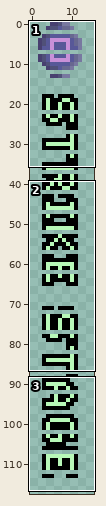
Edited in one commit: pixel-art file (src/textures/title/mapsel.tim/left_side/left_side.tim.aseprite). Above: a wide view before the commit, with the close-up outlined.
Close-up. Before the commit:
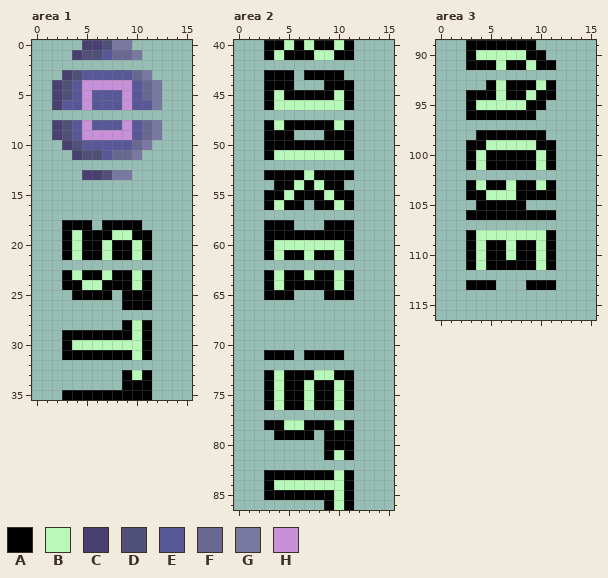
16x160 pixels, 1 frame. Shown: area 1: x 0..15, y 0..35; area 2: x 0..15, y 40..86; area 3: x 0..15, y 89..116. The wide view leaves out empty margins.
Palette (. is transparent): A #000000  B #b8f8b8  C #484070  D #505078  E #585898  F #686890  G #7878a0  H #c890d8
Pixels before, area 1, first column x 2:
 0 ...CCDGG...
 1 ..CDDEFFG..
 2 ...........
 3 .CDEEEEEFG.
 4 CDEHHHHHEFG
 5 CDEHEEEHEFG
 6 CEEHEEEHEEG
 7 ...........
 8 CDEHEEEHEFG
 9 CDEHHHHHEFG
10 .CDEEEEEFG.
11 ..CDDEFFG..
12 ...........
13 ...CCDGG...
14 ...........
15 ...........
16 ...........
17 ...........
18 .AAA.AAAA..
19 .ABAAABBAA.
20 .ABAABAABA.
21 .ABAABAABA.
22 ...........
23 .ABAABAABA.
24 .AABBAAABA.
25 ..AAAA.AAA.
26 .......AAA.
27 ...........
28 .......ABA.
29 .AAAAAAABA.
30 .ABBBBBBBA.
31 .AAAAAAABA.
32 ...........
33 .......ABA.
34 .......AAA.
35 .AAAAAAAAA.
Pixels before, area 2, first column x 3:
40 AABABAABA
41 ABAAABBAA
42 .........
43 AAA.AAAA.
44 AAA...AAA
45 ABAAAAABA
46 ABBBBBBBA
47 .........
48 ABAAAAABA
49 AAA...AAA
50 AAAAAAAAA
51 ABBBBBBBA
52 .........
53 AAAABAAAA
54 .AABABAA.
55 AABAAABAA
56 ABAA.AABA
57 .........
58 AAA...AAA
59 AAAAAAAAA
60 ABBBBBBBA
61 ABAABAABA
62 .........
63 ABAABAABA
64 ABAAAAABA
65 AAA...AAA
66 .........
67 .........
68 .........
69 .........
70 .........
71 AAA.AAAA.
72 .........
73 ABAAABBAA
74 ABAABAABA
75 ABAABAABA
76 ABAABAABA
77 .........
78 AABBAAABA
79 .AAAA.AAA
80 ......AAA
81 ......ABA
82 .........
83 AAAAAAABA
84 ABBBBBBBA
85 AAAAAAABA
86 ......ABA
Pixels before, area 3, first column x 3:
 89 AAAAAAA..
 90 ABBBBBAA.
 91 AAABAABAA
 92 .........
 93 ..ABAAABA
 94 AAABAABAA
 95 ABBBBBAA.
 96 AAAAAAA..
 97 .........
 98 .AAAAAAA.
 99 AABBBBBAA
100 ABAAAAABA
101 ABAAAAABA
102 .........
103 ABAABAABA
104 AABBBAAAA
105 .AAAAA...
106 AAAAAAAAA
107 .........
108 ABBBBBBBA
109 ABAABAABA
110 ABAABAABA
111 ABAAAAABA
112 .........
113 AAA...AAA
After the commit:
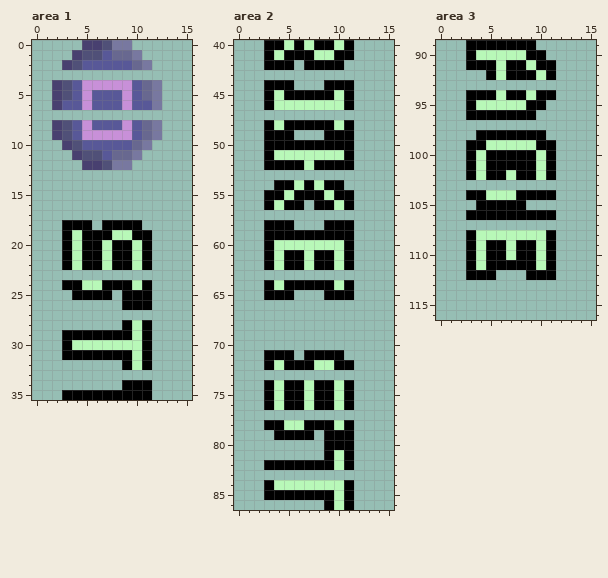
Changes in this commit:
Area 1:
Colour A now appears in row 22 at x 3, 5 to 6, 8 to 9 and 11; in row 32 at x 9 and 11.
Colour B now appears in row 22 at x 4, 7 and 10; in row 32 at x 10.
Colour C now appears in row 2 at x 3; in row 12 at x 5 to 6.
Colour D now appears in row 2 at x 4; in row 12 at x 7.
Colour E now appears in row 2 at x 5 to 9.
Colour F now appears in row 2 at x 10.
Colour G now appears in row 2 at x 11; in row 12 at x 8 to 9.
The edit erases colour A in row 23 at x 3, 5 to 6, 8 to 9 and 11; in row 33 at x 9 and 11.
The edit erases colour B in row 23 at x 4, 7 and 10; in row 33 at x 10.
The edit erases colour C in row 3 at x 3; in row 13 at x 5 to 6.
The edit erases colour D in row 3 at x 4; in row 13 at x 7.
The edit erases colour E in row 3 at x 5 to 9.
The edit erases colour F in row 3 at x 10.
The edit erases colour G in row 3 at x 11; in row 13 at x 8 to 9.
Area 2:
Colour A now appears in row 42 at x 3 to 5 and 7 to 10; in row 52 at x 3 to 6 and 8 to 11; in row 62 at x 3, 5 to 6, 8 to 9 and 11; in row 72 at x 3, 5 to 7 and 10 to 11; in row 82 at x 3 to 9 and 11.
Colour B now appears in row 52 at x 7; in row 62 at x 4, 7 and 10; in row 72 at x 4 and 8 to 9; in row 82 at x 10.
The edit erases colour A in row 43 at x 3 to 5 and 7 to 10; in row 53 at x 3 to 6 and 8 to 11; in row 63 at x 3, 5 to 6, 8 to 9 and 11; in row 73 at x 3, 5 to 7 and 10 to 11; in row 83 at x 3 to 9 and 11.
The edit erases colour B in row 53 at x 7; in row 63 at x 4, 7 and 10; in row 73 at x 4 and 8 to 9; in row 83 at x 10.
Area 3:
Colour A now appears in row 92 at x 5, 7 to 9 and 11; in row 102 at x 3, 5 to 6, 8 to 9 and 11; in row 112 at x 3 to 5 and 9 to 11.
Colour B now appears in row 92 at x 6 and 10; in row 102 at x 4, 7 and 10.
The edit erases colour A in row 93 at x 5, 7 to 9 and 11; in row 103 at x 3, 5 to 6, 8 to 9 and 11; in row 113 at x 3 to 5 and 9 to 11.
The edit erases colour B in row 93 at x 6 and 10; in row 103 at x 4, 7 and 10.
